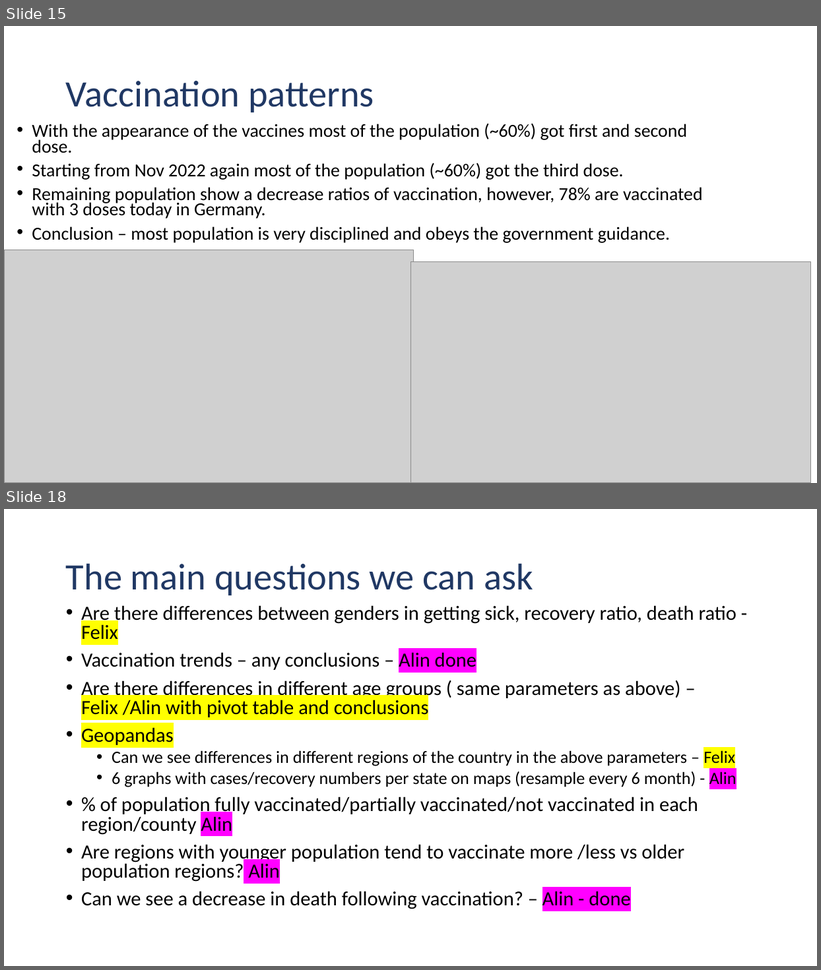
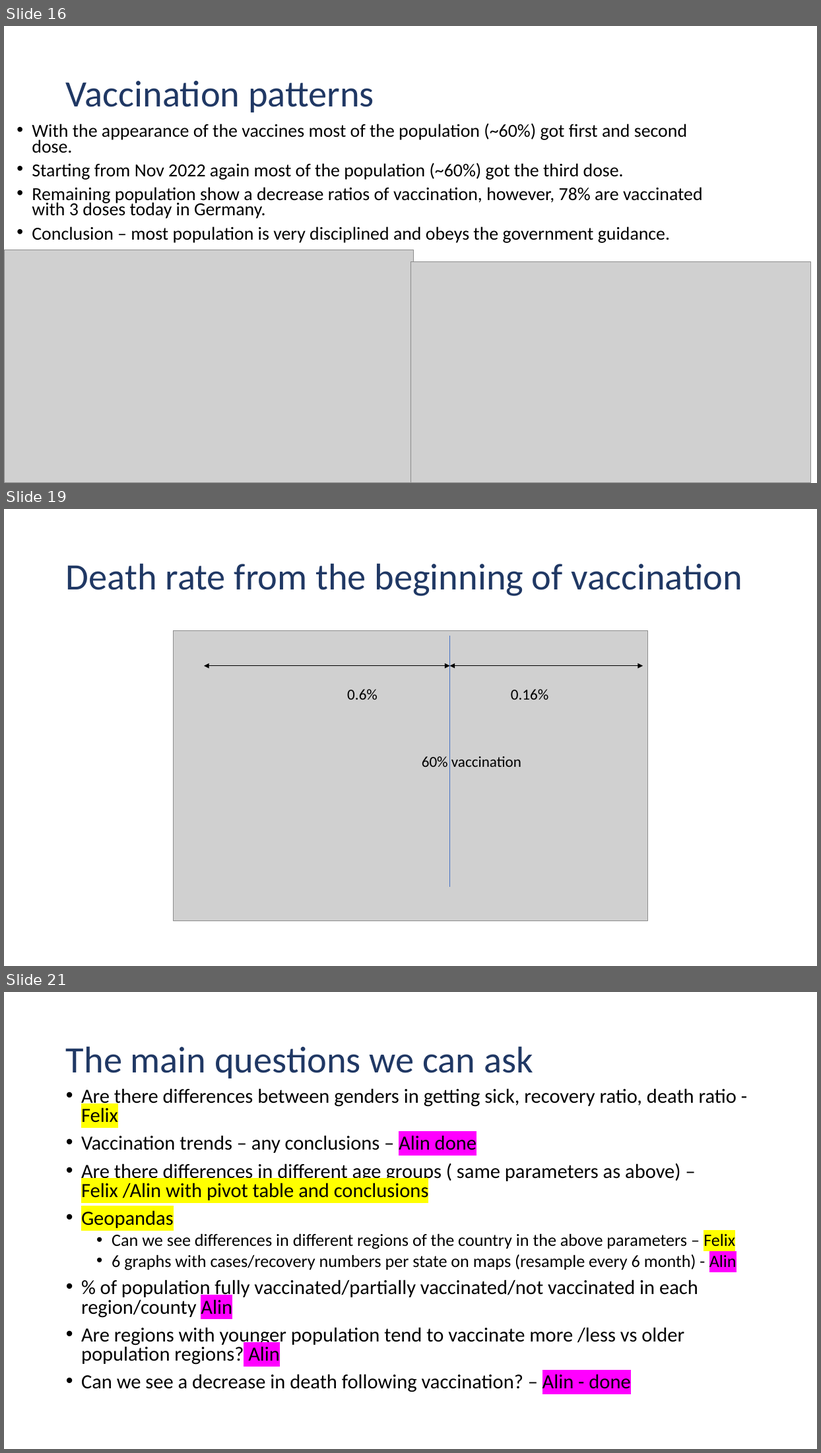
Before and after one commit to doctorf72/Naya-Practical-Data-Science-EDA-Project, a slide deck: initial analysis.pptx. Shown one above the other, each under a label of ours: slides 15 and 18 before the commit, slides 16, 19 and 21 after it; the slides between them are not shown. The pictures are 821x970 and 821x1453 pixels, drawn with LibreOffice and Linux fonts; fonts in the diff are those of the drawing; grey boxes stand for pictures; background and template pictures are left out. Boxes give left, top, right and bottom in pixels: in the first picture for what was removed or moved away, otherwise in the second. Text is boxed around its words. In the diff, an @@ line names an element or a change of style, - is before the commit and + after.

```diff
--- a/initial analysis.pptx
+++ b/initial analysis.pptx
@@ slide 19 added at [4,509,817,966], background #FFFFFF @@
@@ title added at [66,563,743,596], 44 pt, text #203864 @@
+Death rate from the beginning of vaccination
@@ picture added at [174,631,648,921] @@
@@ line added from (450, 636) to (450, 887), #4472C4 0.5 pt @@
@@ double arrow added from (204, 666) to (450, 666), #000000 0.5 pt @@
@@ double arrow added from (450, 666) to (644, 666), #000000 0.5 pt @@
@@ text added at [347,689,378,700], 18 pt, text #000000 @@
+0.6%
@@ text added at [511,689,548,700], 18 pt, text #000000 @@
+0.16%
@@ text added at [422,757,521,767], 18 pt, text #000000 @@
+60% vaccination
@@ what was slide 15 is now slide 16 @@
@@ what was slide 18 is now slide 21 @@
```
Also in this commit, not shown: 2 slides changed, 2 other slides added, 1 other file.
